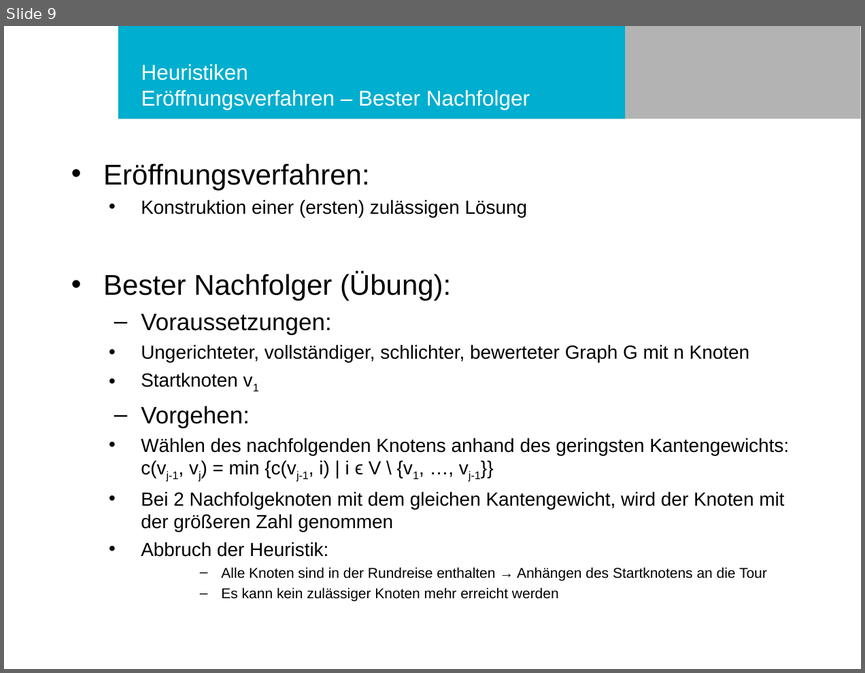
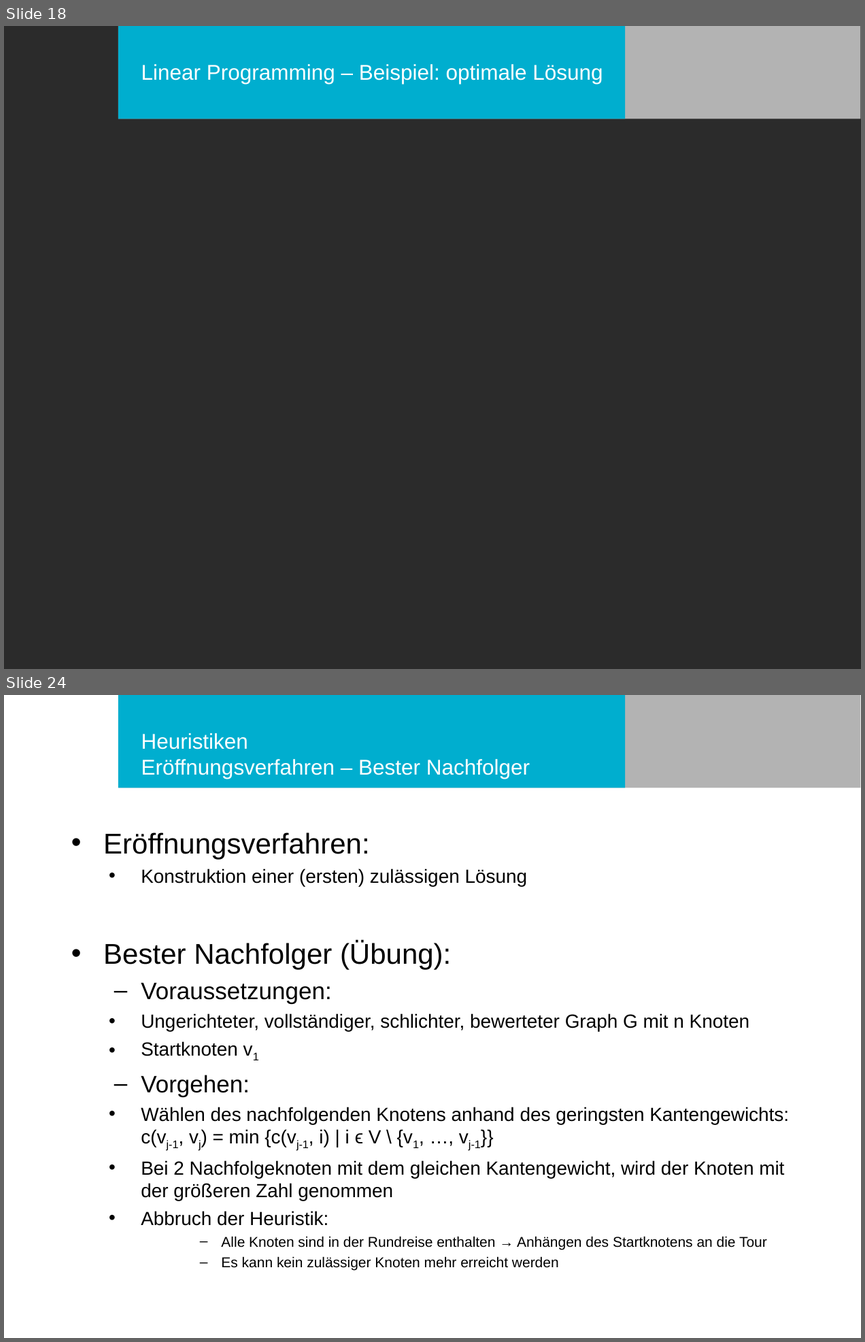
Before and after one commit to philurlaub/matlab2016, a slide deck: Präsentation.ppt. Shown one above the other, each under a label of ours: slide 9 before the commit, slides 18 and 24 after it; the slides between them are not shown. The pictures are 865x673 and 865x1342 pixels, drawn with LibreOffice and Linux fonts; fonts in the diff are those of the drawing; background and template pictures are left out; a plain dark background stands for a picture behind light text. Boxes give left, top, right and bottom in pixels: in the first picture for what was removed or moved away, otherwise in the second. Text is boxed around its words. In the diff, an @@ line names an element or a change of style, - is before the commit and + after.

```diff
--- a/Präsentation.ppt
+++ b/Präsentation.ppt
@@ slide 18 added at <box>4,26,861,669</box>, background picture (left out); not listed: 2 template elements that a slide beside it also shows @@
@@ title added at <box>141,64,602,84</box>, 18 pt, text #FFFFFF @@
+Linear Programming – Beispiel: optimale Lösung
@@ what was slide 9 is now slide 24 @@
```
Also in this commit, not shown: 6 slides changed, 16 other slides added, 2 slides removed.
